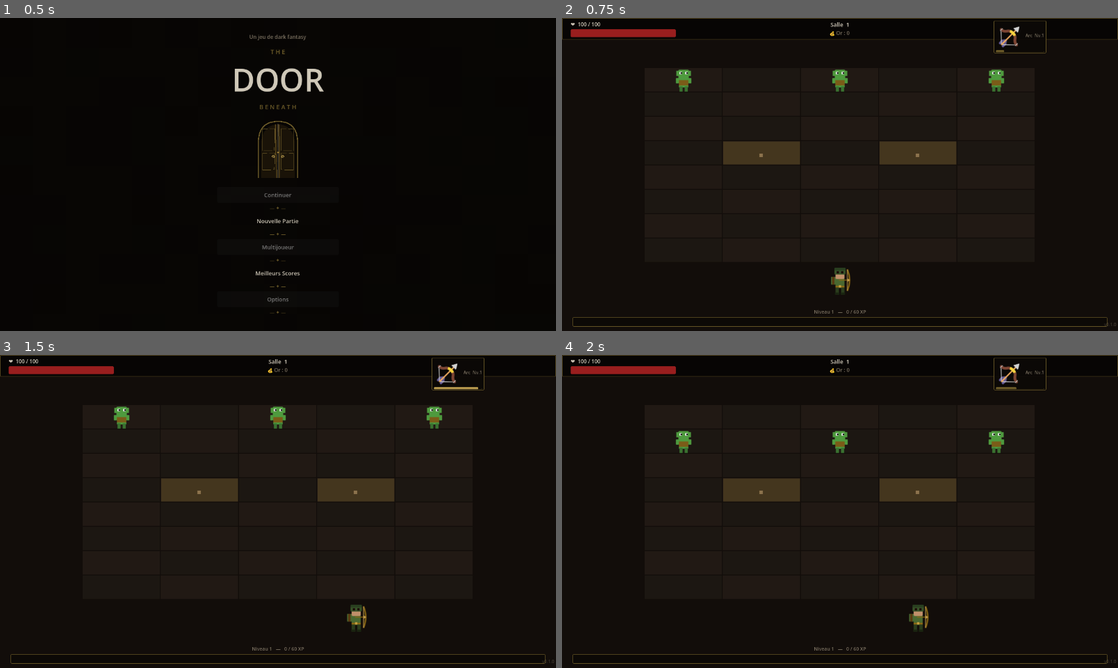
Above: before the commit, frames 1-4 (two rows, left to right).
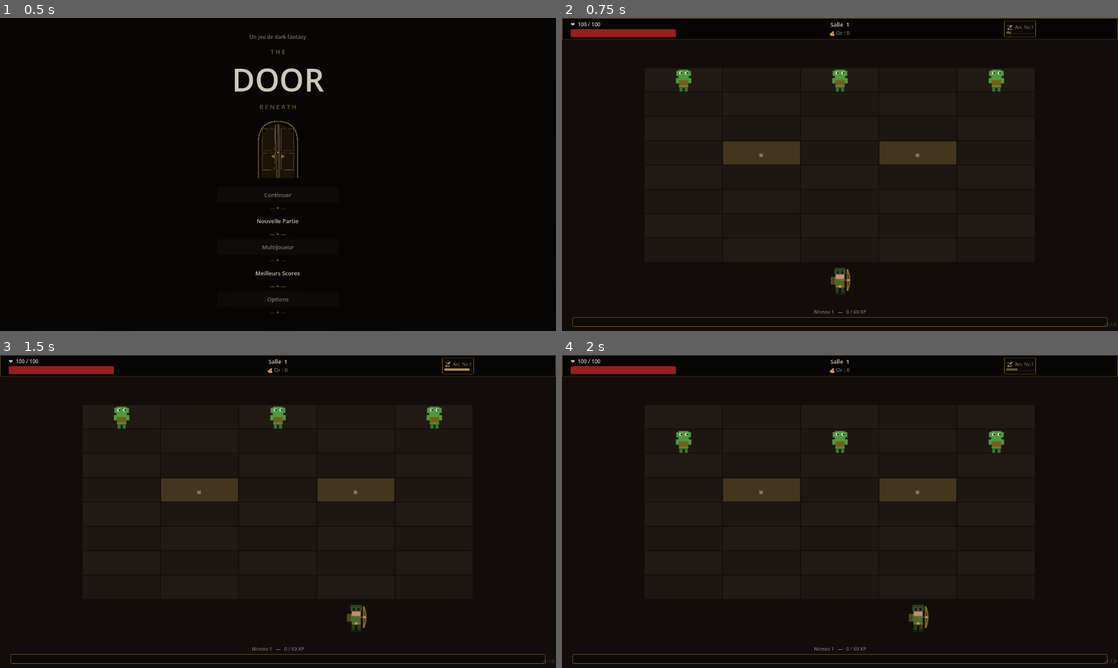
Above: after the commit, the same moments.

Repository: aerthur/game-the-door-beneath
Game: Godot game, scene res://scenes/title_screen.tscn
Same seed, same stepped clock (60 frames per second), same inputs: the game is played once before the commit and once after it.
Inputs (mouse positions are in pixels of both pictures, inside the frame that each line leads up to):
- Up to frame 1 (0.5 s): no input
- Up to frame 2 (0.75 s): click "Nouvelle Partie" at 0.5 s
- Up to frame 3 (1.5 s): tap Enter at 1.25 s; move the mouse to (400, 495) at 1.27 s; hold Right (lane_right) from 1.28 s (still down); hold Space (next_room) from 1.28 s (still down); click (400, 495) at 1.42 s
- Up to frame 4 (2 s): keep holding Right (lane_right); keep holding Space (next_room)

Frame 1 is identical in both runs. In frame 2, 0.2% of the frame differs, in the area x 77-88%, y 0-12%; in frame 3, 0.3%; in frame 4, 0.3%.

Commit message:
fix: reduce TopBar weapon icon size to match emoji baseline
Co-Authored-By: Claude Sonnet 4.6 <noreply@anthropic.com>

Diff:
--- a/scripts/hud.gd
+++ b/scripts/hud.gd
@@ -159,8 +159,10 @@
 		var icon_path : String = def.get("icon_path", "")
 		if icon_path != "":
 			var tex_rect = TextureRect.new()
-			tex_rect.custom_minimum_size = Vector2(22, 22)
+			tex_rect.custom_minimum_size = Vector2(16, 16)
+			tex_rect.size_flags_vertical = Control.SIZE_SHRINK_CENTER
 			tex_rect.stretch_mode = TextureRect.STRETCH_KEEP_ASPECT_CENTERED
+			tex_rect.expand_mode = TextureRect.EXPAND_IGNORE_SIZE
 			tex_rect.texture = load(icon_path)
 			hb.add_child(tex_rect)
 		else:
